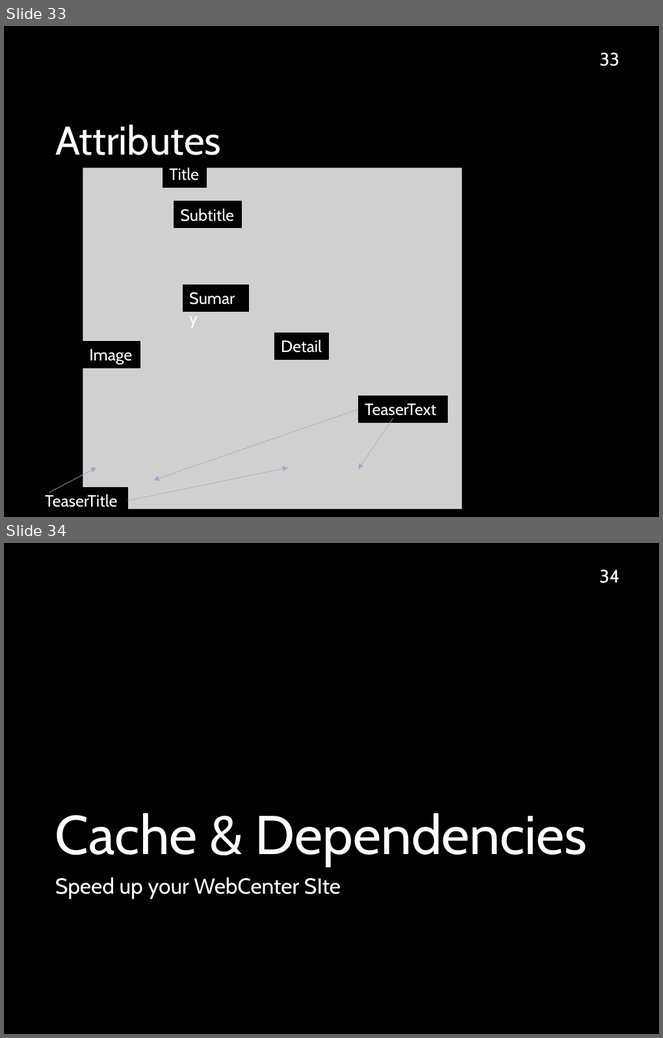
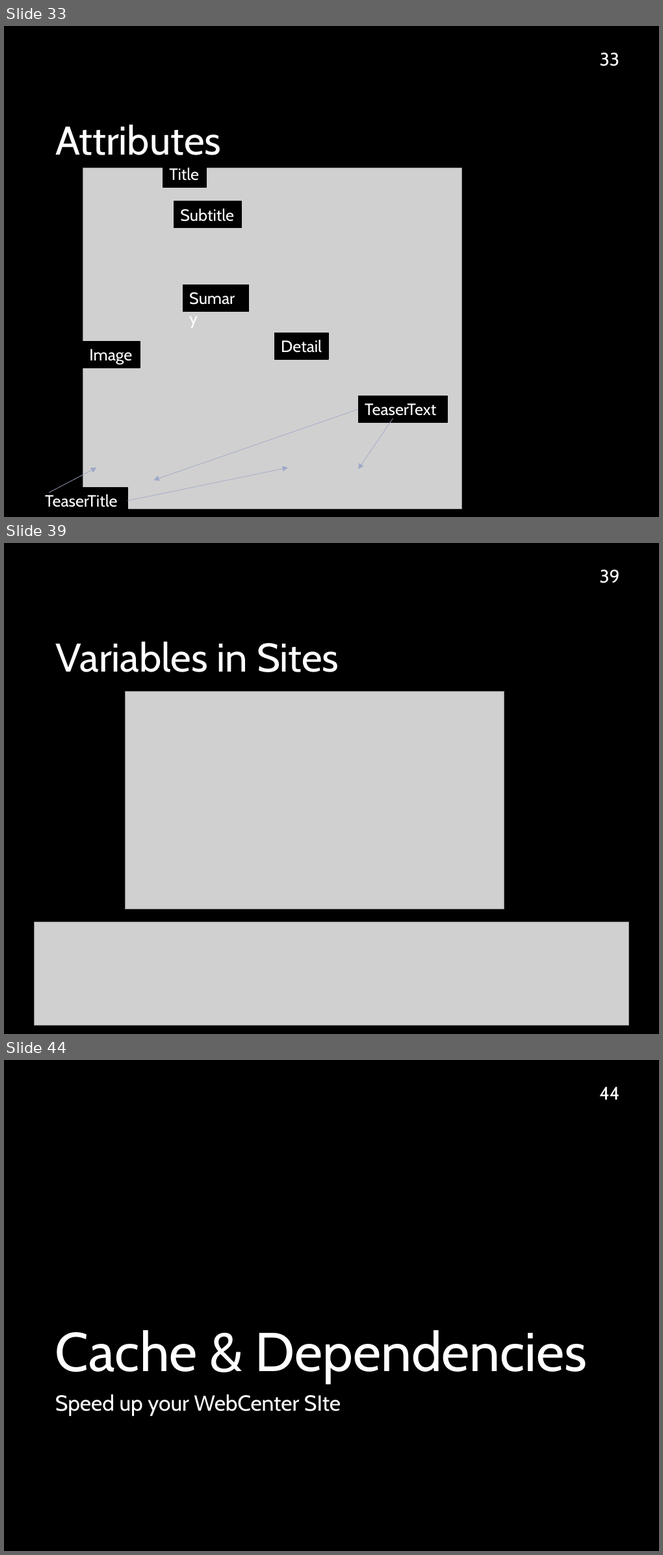
Before and after one commit to sciabarra/AgileSites3, a slide deck: docs/WebCenterSites11gIntroduction.pptx. Shown one above the other, each under a label of ours: slides 33 and 34 before the commit, slides 33, 39 and 44 after it; the slides between them are not shown. The pictures are 663x1038 and 663x1555 pixels, drawn with LibreOffice and Linux fonts; fonts in the diff are those of the drawing; grey boxes stand for pictures; background and template pictures are left out. Boxes give left, top, right and bottom in pixels: in the first picture for what was removed or moved away, otherwise in the second. Text is boxed around its words. In the diff, an @@ line names an element or a change of style, - is before the commit and + after.

```diff
--- a/docs/WebCenterSites11gIntroduction.pptx
+++ b/docs/WebCenterSites11gIntroduction.pptx
@@ slide 39 added at (x1=4, y1=543, x2=659, y2=1034), background picture (left out) @@
@@ page number added at (x1=599, y1=570, x2=620, y2=583), 20 pt, text #FFFFFF @@
+39
@@ title added at (x1=55, y1=641, x2=339, y2=672), 44 pt, text #FFFFFF @@
+Variables in Sites
@@ picture added at (x1=125, y1=692, x2=504, y2=910) @@
@@ picture added at (x1=34, y1=923, x2=629, y2=1025) @@
@@ what was slide 34 is now slide 44 @@
@@ page number at (x1=599, y1=1087, x2=620, y2=1100): text changed @@
-34
+44
```
Also in this commit, not shown: 9 other slides added, 14 other files.
